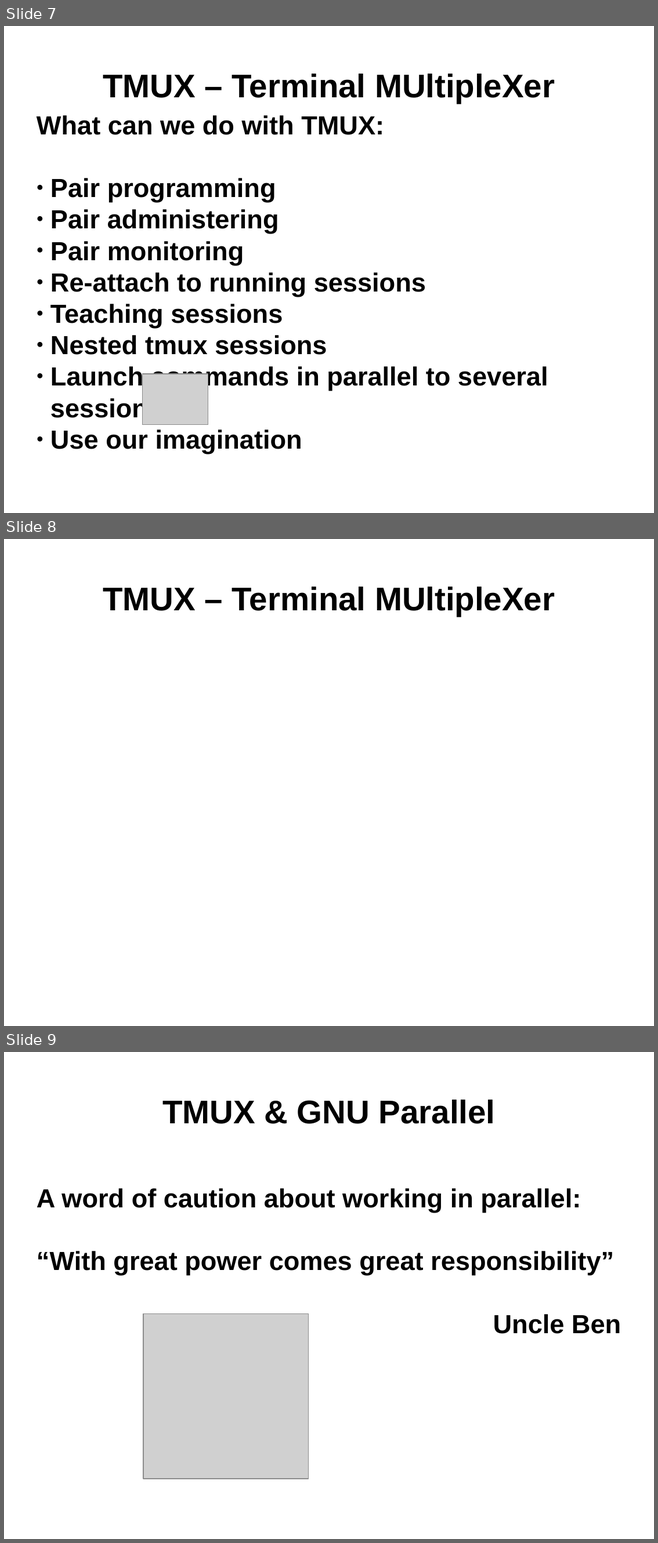
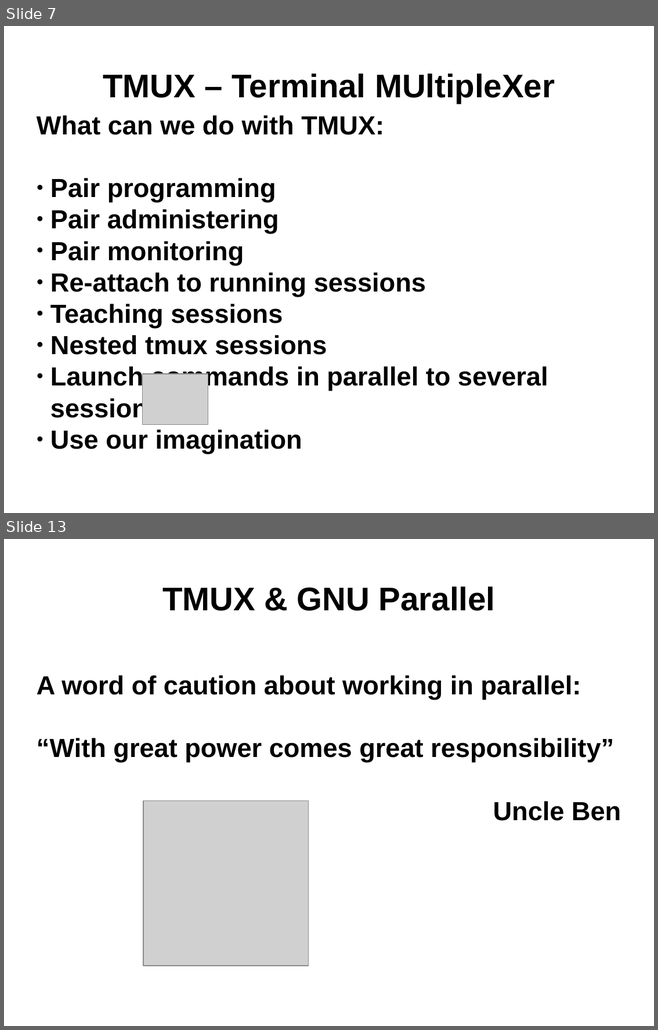
Before and after one commit to juasiepo/TmuxAndGnuParallel_workshop, a slide deck: Slides/TmuxAndGnuParallelPresentation.odp. Shown one above the other, each under a label of ours: slides 7, 8 and 9 before the commit, slides 7 and 13 after it; the slides between them are not shown. The pictures are 658x1543 and 658x1030 pixels, drawn with LibreOffice and Linux fonts; fonts in the diff are those of the drawing; grey boxes stand for pictures; background and template pictures are left out. Boxes give left, top, right and bottom in pixels: in the first picture for what was removed or moved away, otherwise in the second. Text is boxed around its words. In the diff, an @@ line names an element or a change of style, - is before the commit and + after.

```diff
--- a/Slides/TmuxAndGnuParallelPresentation.odp
+++ b/Slides/TmuxAndGnuParallelPresentation.odp
@@ slide 8 removed at [4, 539, 654, 1026], background picture (left out) @@
@@ title removed at [103, 587, 554, 617] @@
-TMUX – Terminal MUltipleXer
@@ what was slide 9 is now slide 13 @@
```
Also in this commit, not shown: 1 slide changed, 5 slides added.
